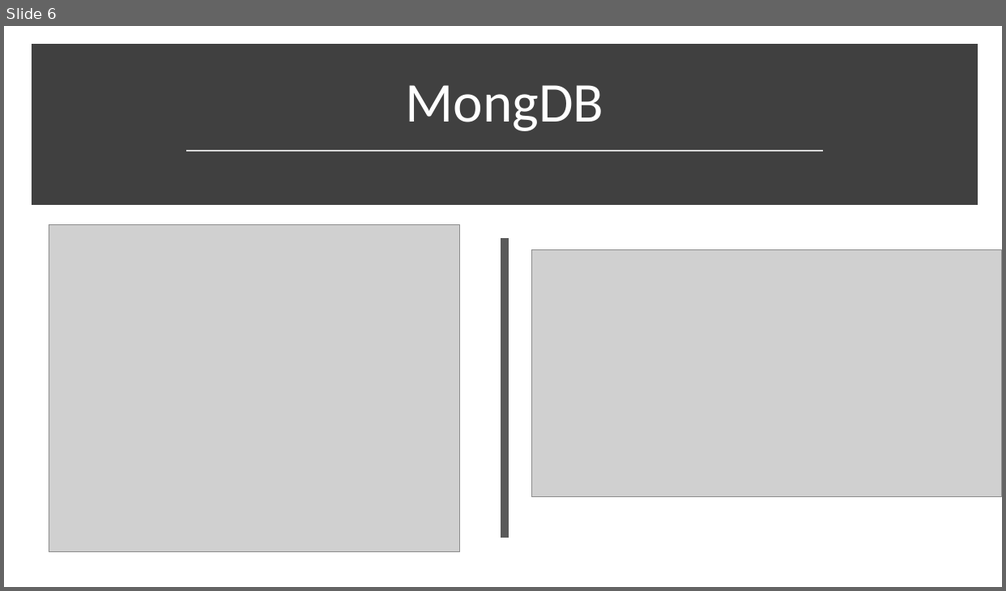
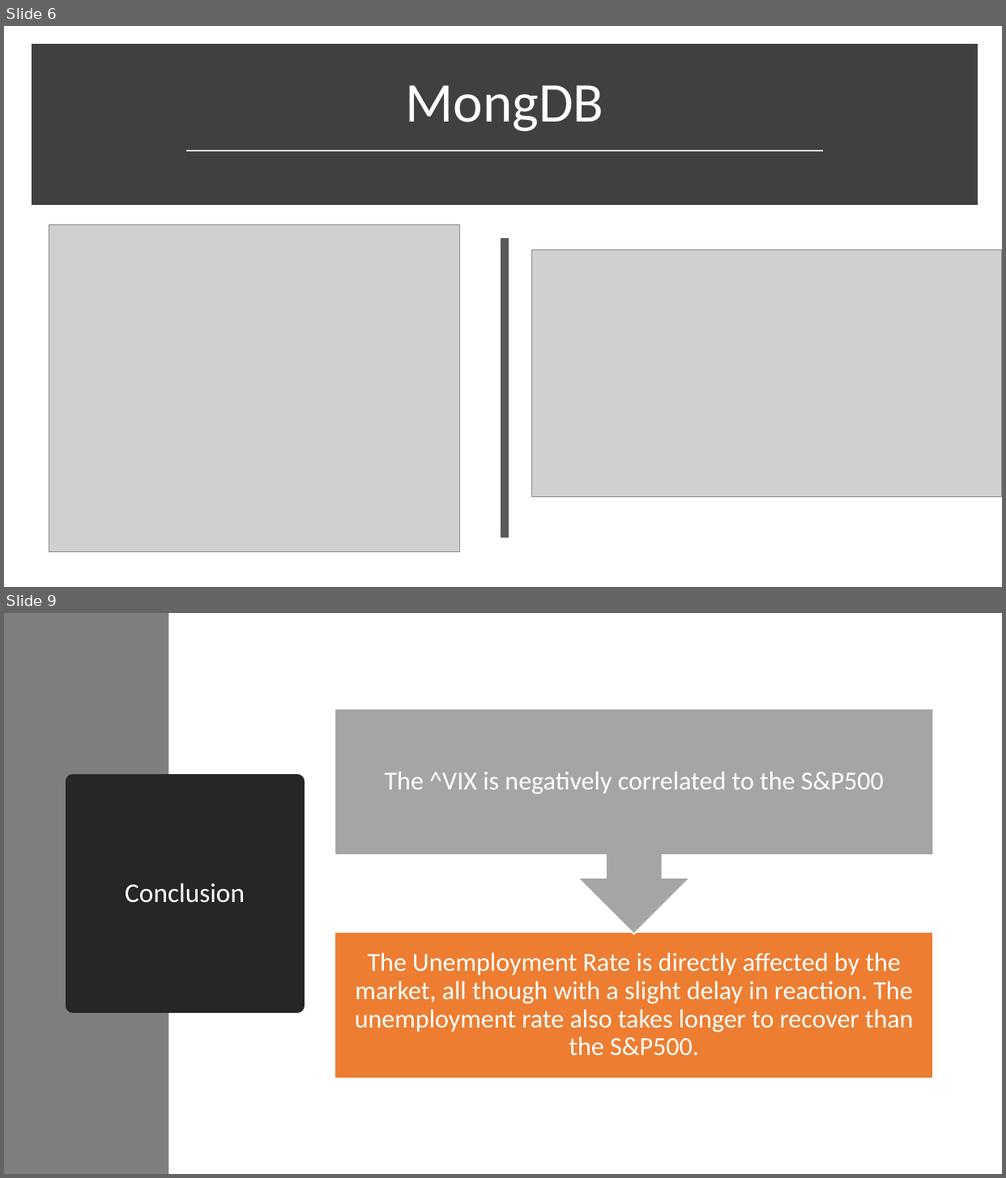
Before and after one commit to Matlickp/SP500-vs-Unemployment-Rate, a slide deck: ETL_Presentation.pptx. Shown one above the other, each under a label of ours: slide 6 before the commit, slides 6 and 9 after it; the slides between them are not shown. The pictures are 1006x591 and 1006x1178 pixels, drawn with LibreOffice and Linux fonts; fonts in the diff are those of the drawing; grey boxes stand for pictures. Boxes give left, top, right and bottom in pixels: in the first picture for what was removed or moved away, otherwise in the second. Text is boxed around its words. In the diff, an @@ line names an element or a change of style, - is before the commit and + after.

```diff
--- a/ETL_Presentation.pptx
+++ b/ETL_Presentation.pptx
@@ slide 9 added at box(4, 613, 1002, 1174), background #FFFFFF @@
@@ rectangle added at box(4, 613, 168, 1174), fill #7F7F7F @@
@@ title added at box(73, 781, 297, 1006), fill #262626, outline #262626 13.75 pt, 26 pt, text #FFFFFF @@
+Conclusion
@@ group added at box(335, 709, 934, 1079): 2 texts, 1 rectangle, 1 up arrow callout @@
+The Unemployment Rate is directly affected by the market, all though with a slight delay in reaction. The unemployment rate also takes longer to recover than the S&P500.
+The ^VIX is negatively correlated to the S&P500
```
Also in this commit, not shown: 3 slides changed, 1 slide removed, 7 other files.
